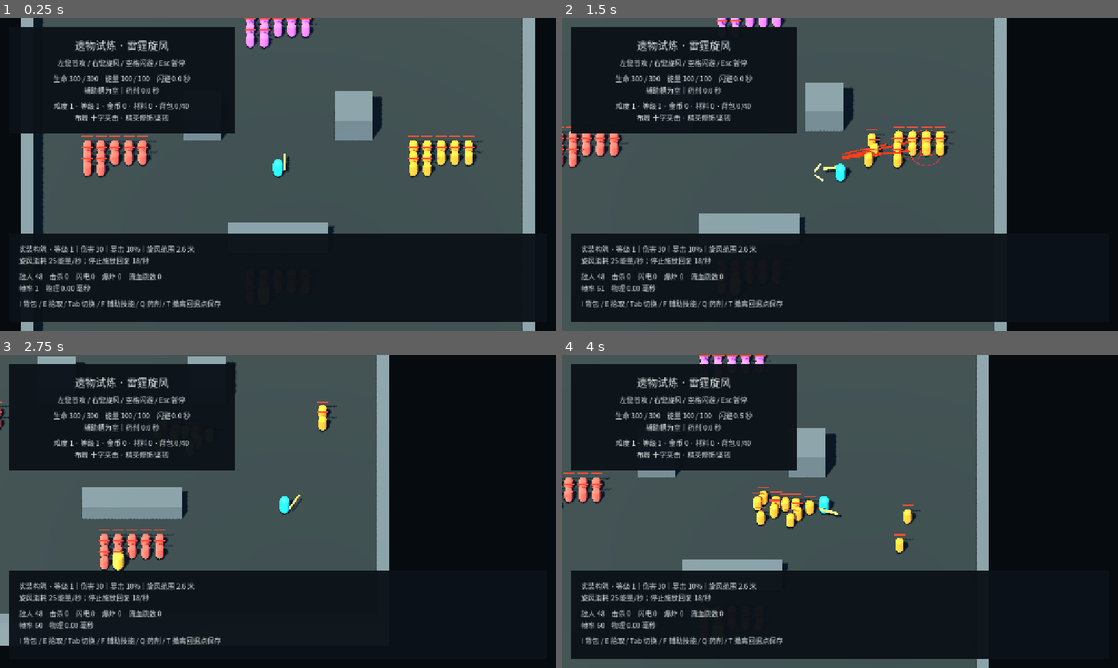
Above: before the commit, frames 1-4 (two rows, left to right).
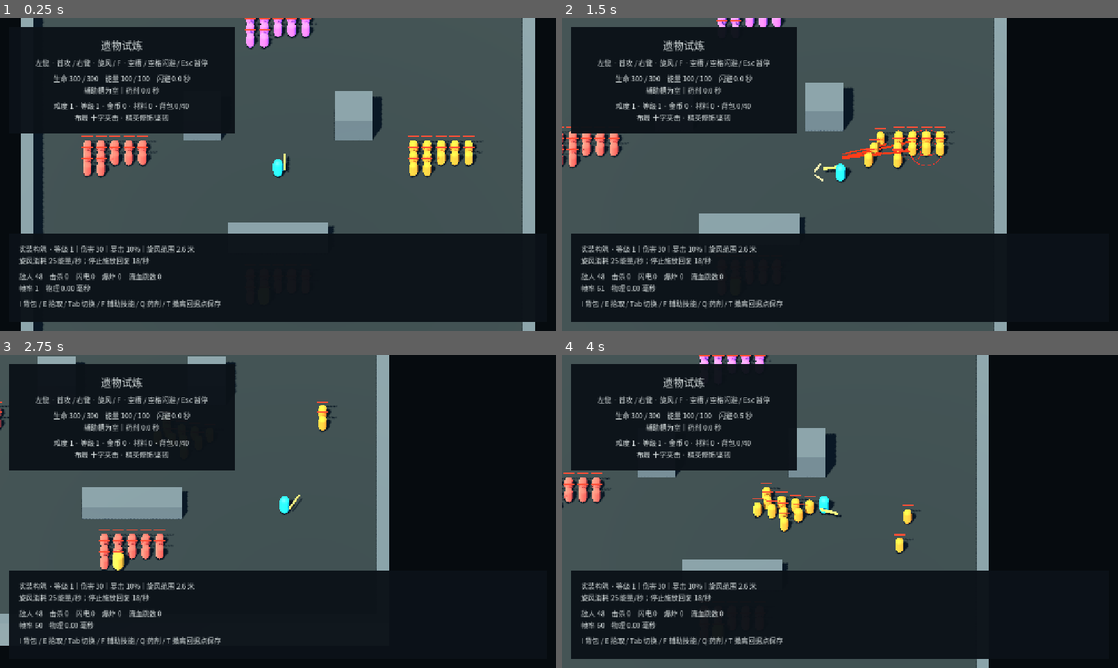
Above: after the commit, the same moments.

Repository: w7775p/relic-ARPG
Game: Godot game, scene res://world/maps/expedition_runtime.tscn
The game is run twice, just before and just after one commit, with the same random seed, the same clock (stepped at 60 frames per second) and the same inputs. This scene is started directly instead of the project's main scene.
Inputs (mouse positions are in pixels of both pictures, inside the frame that each line leads up to):
- Up to frame 1 (0.25 s): no input
- Up to frame 2 (1.5 s): tap Enter at 0.5 s; move the mouse to (962, 158) at 0.52 s; hold D (move_right) 0.53-1.28 s; tap Space (dodge) at 0.6 s; click (962, 158) at 0.67 s; move the mouse to (728, 190) at 1.27 s; hold S (move_down) from 1.28 s (still down); tap 1 (basic_build) at 1.35 s; click (728, 190) at 1.42 s
- Up to frame 3 (2.75 s): tap Space (dodge) at 1.55, 2.1 s; move the mouse to (333, 442) at 2.02 s; release S (move_down) at 2.03 s; hold D (move_right) from 2.03 s (still down); click (333, 442) at 2.17 s
- Up to frame 4 (4 s): move the mouse to (812, 574) at 2.77 s; release D (move_right) at 2.78 s; hold W (move_up) 2.78-3.53 s; click (812, 574) at 2.85 s; tap Space (dodge) at 3.05, 3.8 s; move the mouse to (1006, 558) at 3.52 s; hold A (move_left) from 3.53 s (still down); hold F6 (stress_encounter) from 3.53 s (still down); click (1006, 558) at 3.67 s

The runs differ from the first frame. In frame 1, 0.9% of the frame differs, in the area x 6-38%, y 7-16%; in frame 2, 1.0%; in frame 3, 0.9%; in frame 4, 1.6%, in the area x 6-46%, y 7-57%.

Commit message:
feat: extend loadout to ten passives with survival tradeoffs
Godot 4.7.2: p2_loadout 29 checks passed; real inputs, Hub saves and fresh expedition state verified.

Diff:
--- /dev/null
+++ b/game/content/passives/breath.tres
@@ -0,0 +1,10 @@
+[gd_resource type="Resource" script_class="PassiveDefinition" load_steps=2 format=3]
+[ext_resource type="Script" path="res://systems/stats/passive_definition.gd" id="1"]
+[resource]
+script = ExtResource("1")
+id = "breath"
+display_name = "换息"
+stat = "idle_energy_regen"
+value = 8.0
+secondary_stat = "max_health"
+secondary_value = -40.0
--- /dev/null
+++ b/game/content/passives/bulwark.tres
@@ -0,0 +1,10 @@
+[gd_resource type="Resource" script_class="PassiveDefinition" load_steps=2 format=3]
+[ext_resource type="Script" path="res://systems/stats/passive_definition.gd" id="1"]
+[resource]
+script = ExtResource("1")
+id = "bulwark"
+display_name = "重甲"
+stat = "armor"
+value = 20.0
+secondary_stat = "move_speed_mps"
+secondary_value = -1.0
--- /dev/null
+++ b/game/content/passives/heavy_hand.tres
@@ -0,0 +1,10 @@
+[gd_resource type="Resource" script_class="PassiveDefinition" load_steps=2 format=3]
+[ext_resource type="Script" path="res://systems/stats/passive_definition.gd" id="1"]
+[resource]
+script = ExtResource("1")
+id = "heavy_hand"
+display_name = "重锤"
+stat = "heavy_damage_multiplier"
+value = 0.35
+secondary_stat = ""
+secondary_value = 0.0
--- /dev/null
+++ b/game/content/passives/momentum.tres
@@ -0,0 +1,10 @@
+[gd_resource type="Resource" script_class="PassiveDefinition" load_steps=2 format=3]
+[ext_resource type="Script" path="res://systems/stats/passive_definition.gd" id="1"]
+[resource]
+script = ExtResource("1")
+id = "momentum"
+display_name = "破阵"
+stat = "charge_damage_multiplier"
+value = 0.5
+secondary_stat = ""
+secondary_value = 0.0
--- a/game/systems/inventory/inventory_state.gd
+++ b/game/systems/inventory/inventory_state.gd
@@ -231,6 +231,8 @@
 	for id: String in loadout.passives:
 		var node: PassiveDefinition = LoadoutState.passive(id)
 		_apply_stat(result, node.stat, node.value)
+		if not node.secondary_stat.is_empty():
+			_apply_stat(result, node.secondary_stat, node.secondary_value)
 	result.critical_chance = minf(result.critical_chance, 0.85)
 	result.attack_interval_sec = maxf(result.attack_interval_sec, 0.12)
 	result.whirlwind_interval_sec = maxf(result.whirlwind_interval_sec, 0.08)
@@ -250,6 +252,8 @@
 		var node: PassiveDefinition = LoadoutState.passive(id)
 		if node.stat == stat:
 			total += node.value
+		if node.secondary_stat == stat:
+			total += node.secondary_value
 	return total
 
 ## 应用加法属性；攻速词条以减少两种攻击间隔实现。
--- a/game/systems/skills/charge_attack.gd
+++ b/game/systems/skills/charge_attack.gd
@@ -50,7 +50,7 @@
 		if point.distance_to(target.global_position) > DEFINITION.hit_radius_m or not runner.combat.has_line_of_sight(point, target.global_position):
 			continue
 		_hit_ids[target.get_instance_id()] = true
-		runner.combat.hit(target, _snapshot.damage * DEFINITION.damage_multiplier, &"charge", _attack_id, _snapshot)
+		runner.combat.hit(target, _snapshot.damage * DEFINITION.damage_multiplier * _snapshot.charge_damage_multiplier, &"charge", _attack_id, _snapshot)
 	runner.feedback.beam(from, to, Color(0.2, 0.75, 1.0), 0.12, 0.15)
 
 ## 正常结束且确实命中过目标才发放一层增益；闪避取消清除增益。
--- a/game/systems/skills/heavy_attack.gd
+++ b/game/systems/skills/heavy_attack.gd
@@ -22,7 +22,7 @@
 	runner.energy -= DEFINITION.energy_cost
 	runner.is_channeling = false
 	_snapshot = runner.build.duplicate()
-	_damage = _snapshot.damage * DEFINITION.damage_multiplier * (1.0 + runner.charge.consume_combo())
+	_damage = _snapshot.damage * DEFINITION.damage_multiplier * _snapshot.heavy_damage_multiplier * (1.0 + runner.charge.consume_combo())
 	_attack_id = runner.combat.next_attack_id()
 	phase = Phase.WINDUP
 	remaining_sec = DEFINITION.windup_sec
--- a/game/systems/skills/loadout_state.gd
+++ b/game/systems/skills/loadout_state.gd
@@ -3,7 +3,7 @@
 ## 会话拥有装配和被动；地点授权由探险会话统一检查。
 const SKILLS: Array[SkillDefinition] = [preload("res://content/skills/primary.tres"), preload("res://content/skills/whi …(192 unchanged characters)…
 const POTION: SkillDefinition = preload("res://content/skills/potion.tres")
-const PASSIVES: Array[PassiveDefinition] = [preload("res://c …(228 unchanged characters)… ("res://content/passives/recovery.tres")]
+const PASSIVES: Array[PassiveDefinition] = [preload("res://c …(228 unchanged characters)… ("res://content/passives/recovery.tres"), preload("res://content/passives/momentum.tres"), preload("res://content/passives/heavy_hand.tres"), preload("res://content/passives/bulwark.tres"), preload("res://content/passives/breath.tres")]
 const LIMIT: int = 3
 var data: LoadoutResource
 var slots: Dictionary[String, String]:
--- a/game/systems/skills/skill_definition.gd
+++ b/game/systems/skills/skill_definition.gd
@@ -46,9 +46,9 @@
 		"warcry":
 			return "%s｜%s｜护甲 +%.0f｜回能 %.0f｜持续 %.1f 秒｜冷却 %.1f 秒" % [display_name, tag_text, armor_bonus, energy_restore, duration_sec, cooldown_sec]
 		"heavy":
-			return "%s｜%s｜直接命中 %.1f｜半径 %.1f 米｜消耗 %.0f 能量｜前摇 %.2f 秒 / 恢复 %.2f 秒；起手锁定位置，空格取消，消耗不退；冲锋增益在起手消耗" % [display_name, tag_text, build.damage * damage_multiplier, range_m, energy_cost, windup_sec, recovery_sec]
+			return "%s｜%s｜直接命中 %.1f｜半径 %.1f 米｜消耗 %.0f 能量｜前摇 %.2f 秒 / 恢复 %.2f 秒；起手锁定位置，空格取消，消耗不退；冲锋增益在起手消耗" % [display_name, tag_text, build.damage * damage_multiplier * build.heavy_damage_multiplier, range_m, energy_cost, windup_sec, recovery_sec]
 		"charge":
-			return "%s｜%s｜直接命中 %.1f｜距离 %.1f 米 / 速度 %.1f 米/秒｜消耗 %.0f 能量｜冷却 %.1f 秒｜撞地形或敌人停止，同次每敌人一次；命中后 %.1f 秒内下一次重击伤害 +%.0f%%" % [display_name, tag_text, build.damage * damage_multiplier, range_m, speed_mps, energy_cost, cooldown_sec, combo_duration_sec, combo_bonus * 100.0]
+			return "%s｜%s｜直接命中 %.1f｜距离 %.1f 米 / 速度 %.1f 米/秒｜消耗 %.0f 能量｜冷却 %.1f 秒｜撞地形或敌人停止，同次每敌人一次；命中后 %.1f 秒内下一次重击伤害 +%.0f%%" % [display_name, tag_text, build.damage * damage_multiplier * build.charge_damage_multiplier, range_m, speed_mps, energy_cost, cooldown_sec, combo_duration_sec, combo_bonus * 100.0]
 		"potion":
 			return "%s｜%s｜恢复 %.0f%% 最大生命｜冷却 %.1f 秒" % [display_name, tag_text, heal_ratio * 100.0, cooldown_sec]
 	return "%s｜%s" % [display_name, tag_text] if not tag_text.is_empty() else display_name
--- a/game/systems/stats/build_definition.gd
+++ b/game/systems/stats/build_definition.gd
@@ -14,6 +14,9 @@
 @export var idle_energy_regen: float = 18.0
 @export var hit_energy: float = 0.0
 @export var kill_energy: float = 0.0
+## 冲锋与重击的伤害倍率，1.0 表示原值；仅汇总装备/被动，运行增益另计。
+@export var charge_damage_multiplier: float = 1.0
+@export var heavy_damage_multiplier: float = 1.0
 @export var bleed_damage_multiplier: float = 1.0
 @export var bleed_spread_radius_m: float = 0.0
 @export var bleed_spread_max_targets: int = 0
--- a/game/systems/stats/passive_definition.gd
+++ b/game/systems/stats/passive_definition.gd
@@ -6,3 +6,27 @@
 @export var description: String = ""
 @export var stat: String = ""
 @export var value: float = 0.0
+
+## 同一被动的第二属性可为负值，表达生存与速度/资源取舍。
+@export var secondary_stat: String = ""
+@export var secondary_value: float = 0.0
+
+## 新被动从真实配置产生单位说明；旧被动沿用已发布文本。
+func describe() -> String:
+	if id not in ["momentum", "heavy_hand", "bulwark", "breath"]:
+		return description
+	var text: String = _stat_text(stat, value)
+	if not secondary_stat.is_empty():
+		text += "；" + _stat_text(secondary_stat, secondary_value)
+	return text
+
+## 格式化本轮被动的实际数值与单位。
+func _stat_text(key: String, amount: float) -> String:
+	match key:
+		"charge_damage_multiplier": return "冲锋伤害 %+.0f%%" % (amount * 100.0)
+		"heavy_damage_multiplier": return "重击伤害 %+.0f%%" % (amount * 100.0)
+		"armor": return "护甲 %+.0f" % amount
+		"move_speed_mps": return "移动速度 %+.1f 米/秒" % amount
+		"max_health": return "生命上限 %+.0f" % amount
+		"idle_energy_regen": return "停止施放回能 %+.0f/秒" % amount
+	return description
--- /dev/null
+++ b/game/tests/p2_loadout.gd
@@ -0,0 +1,127 @@
+extends Node
+## D2 正式 Hub 装配、十被动取舍、Resource 文件往返、真实输入与离场清理。
+var failures: int = 0
+var checks: int = 0
+
+## 测试驱动在场景切换和暂停时保持有效。
+func _ready() -> void:
+	process_mode = Node.PROCESS_MODE_ALWAYS
+	get_tree().current_scene = null
+	_run.call_deferred()
+
+## 输出规则断言和定位信息。
+func check(value: bool, message: String) -> void:
+	checks += 1
+	if value:
+		print("PASS: ", message)
+	else:
+		failures += 1
+		push_error(message)
+
+## 等待场景路由初始化完成。
+func frames() -> void:
+	for index: int in range(5):
+		await get_tree().process_frame
+
+## 发送正式物理键输入，保持到下一物理帧。
+func key(code: Key, pressed: bool) -> void:
+	var event: InputEventKey = InputEventKey.new()
+	event.physical_keycode = code
+	event.pressed = pressed
+	Input.parse_input_event(event)
+	Input.flush_buffered_events()
+	await get_tree().physics_frame
+	await get_tree().process_frame
+
+## 发送真实左键输入，沿正式基础槽读取路径触发。
+func mouse(pressed: bool) -> void:
+	var event: InputEventMouseButton = InputEventMouseButton.new()
+	event.button_index = MOUSE_BUTTON_LEFT
+	event.pressed = pressed
+	Input.parse_input_event(event)
+	Input.flush_buffered_events()
+	await get_tree().physics_frame
+	await get_tree().process_frame
+
+## 从正常 Hub 页面接入新内容，再重新加载正式检查点验证无动作残留。
+func _run() -> void:
+	SceneRouter.start_session()
+	await frames()
+	var hub: Control = get_tree().current_scene
+	hub.hud.show_page("loadout")
+	check(LoadoutState.SKILLS.size() == 6 and LoadoutState.PASSIVES.size() == 10, "内容达到六主动技能和十被动")
+	check(hub.hud.loadout_page.passive_buttons.size() == 10, "正式 Hub 生成十个可选择被动按钮")
+	for slot: String in ["basic", "main", "auxiliary"]:
+		check(hub.hud.loadout_page.skill_choices[slot].item_count == 3, "技能槽各有空槽和两个合法技能：" + slot)
+	var old_version: int = hub.game_session.modules.character.module_version
+	hub.loadout_action("skill", "sweep", "main")
+	hub.loadout_action("passive", "might")
+	check(SaveManager.save_game(hub.game_session, hub, 1).ok, "已有 D1 装配建立真实检查点")
+	var group: String = hub.game_session.group_id
+	var old: SaveResult = SaveManager.load_game(group, "manual_01")
+	check(old.ok and old.value.inventory.loadout.slots.main == "sweep" and old.value.inventory.loadout.passives.has("might"), "既有技能和被动文件往返保留")
+	hub.loadout_action("reset")
+	hub.hud.loadout_page.skill_requested.emit("basic", "heavy")
+	hub.hud.loadout_page.skill_requested.emit("auxiliary", "charge")
+	hub.hud.loadout_page.passive_requested.emit("momentum")
+	hub.hud.loadout_page.passive_requested.emit("heavy_hand")
+	hub.hud.loadout_page.passive_requested.emit("bulwark")
+	check(is_equal_approx(hub.inventory.build().charge_damage_multiplier, 1.5) and is_equal_approx(hub.inventory.build().heavy_damage_multiplier, 1.35), "两个专属被动只影响各自技能倍率")
+	check(hub.inventory.defense("armor") == 35.0 and hub.inventory.build().move_speed_mps == 6.0, "重甲同时增加护甲并降低移动速度")
+	hub.hud.loadout_page.passive_requested.emit("breath")
+	check(hub.inventory.loadout.passives.size() == 3 and not hub.inventory.loadout.passives.has("breath"), "十被动仍保持最多同时选择三项")
+	hub.hud.loadout_page.passive_requested.emit("bulwark")
+	hub.hud.loadout_page.passive_requested.emit("breath")
+	check(hub.inventory.defense("armor") == 15.0 and hub.inventory.build().move_speed_mps == 7.0, "取消重甲同时移除收益和代价")
+	check(hub.inventory.defense("max_health") == 260.0 and hub.inventory.build().idle_energy_regen == 26.0, "换息用生命上限换取闲置回能")
+	for id: String in ["momentum", "heavy_hand", "bulwark", "breath"]:
+		check(not LoadoutState.passive(id).describe().is_empty(), "新被动说明从真实参数生成：" + id)
+	check(LoadoutState.skill("heavy").describe(hub.inventory.build()).contains("前摇") and LoadoutState.skill("charge").describe(hub.inventory.build()).contains("撞地形"), "技能说明包含动作规则与碰撞边界")
+	check(SaveManager.save_game(hub.game_session, hub, 2).ok, "冲锋重击与新被动写入真实 Hub 检查点")
+	var loaded: SaveResult = SaveManager.load_game(group, "manual_02")
+	check(loaded.ok and loaded.value.inventory.loadout.slots.basic == "heavy" and loaded.value.inventory.loadout.slots.auxiliary == "charge" and loaded.value.inventory.loadout.passives.has("breath"), "新装配读取恢复全部稳定 ID")
+	check(loaded.value.modules.character.module_version == old_version, "持久结构未变化，character 模块版本保持")
+	hub.request_transition("depart")
+	await frames()
+	var arena: Node3D = get_tree().current_scene
+	arena.encounters.clear()
+	arena.player.set_physics_process(false)
+	arena.player.restore_position(Vector3(0, 0.05, 0))
+	arena.player.visual_root.rotation = Vector3.ZERO
+	await frames()
+	check(arena.skills.loadout.slots.basic == "heavy" and arena.player.max_health == 260.0, "正式出发重建重击装配与生存取舍")
+	await mouse(true)
+	await mouse(false)
+	check(arena.skills.heavy.phase == HeavyAttack.Phase.WINDUP, "真实左键启动重击前摇")
+	var before: float = arena.skills.heavy.remaining_sec
+	arena.show_inventory()
+	for index: int in range(8):
+		await get_tree().physics_frame
+	check(arena.skills.heavy.remaining_sec == before, "打开背包暂停保留重击前摇")
+	arena.toggle_inventory()
+	arena.player.set_physics_process(true)
+	await key(KEY_SPACE, true)
+	await key(KEY_SPACE, false)
+	check(arena.skills.heavy.phase == HeavyAttack.Phase.IDLE, "真实空格输入取消重击并闪避")
+	arena.player.set_physics_process(false)
+	arena.player.restore_position(Vector3(0, 0.05, 0))
+	await key(KEY_F, true)
+	await key(KEY_F, false)
+	check(arena.player.charge_remaining_m > 0.0 and arena.skills.charge.cooldown_sec > 0.0, "真实 F 输入启动已装配冲锋")
+	check(arena.get_node("Interface/Hud/Rows/Keys").text.contains("冲锋"), "探险 HUD 展示实际技能名称")
+	arena.return_to_town()
+	await frames()
+	hub = get_tree().current_scene
+	check(hub.is_hub() and hub.inventory.loadout.slots.basic == "heavy", "冲锋中撤离进入真实 Hub 并保留长期装配")
+	check(SceneRouter.load_game(group, "manual_02").ok, "从手动文件重新加载角色")
+	await frames()
+	hub = get_tree().current_scene
+	hub.request_transition("depart")
+	await frames()
+	arena = get_tree().current_scene
+	check(arena.player.charge_remaining_m == 0.0 and arena.skills.charge.cooldown_sec == 0.0 and arena.skills.charge.combo_remaining_sec == 0.0 and arena.skills.heavy.phase == HeavyAttack.Phase.IDLE and not arena.player.attack_locked, "重启后新探险没有冲锋、前摇、恢复期或增益残留")
+	arena.queue_free()
+	await frames()
+	get_tree().paused = false
+	print("P2_LOADOUT_RESULT: ", failures, " failures; ", checks, " checks")
+	get_tree().quit(0 if failures == 0 else 1)
--- /dev/null
+++ b/game/tests/p2_loadout.tscn
@@ -0,0 +1,4 @@
+[gd_scene load_steps=2 format=3]
+[ext_resource type="Script" path="res://tests/p2_loadout.gd" id="1"]
+[node name="P2Loadout" type="Node"]
+script = ExtResource("1")
--- a/game/ui/hub/loadout/loadout_page.gd
+++ b/game/ui/hub/loadout/loadout_page.gd
@@ -50,7 +50,7 @@
 	for definition: PassiveDefinition in LoadoutState.PASSIVES:
 		var button: Button = Button.new()
 		button.toggle_mode = true
-		button.text = definition.display_name + "：" + definition.description
+		button.text = definition.display_name + "：" + definition.describe()
 		button.pressed.connect(_on_passive_pressed.bind(definition.id))
 		content.add_child(button)
 		content.move_child(button, insert_index)
--- a/game/ui/inventory/inventory_panel.gd
+++ b/game/ui/inventory/inventory_panel.gd
@@ -155,7 +155,7 @@
 	refresh()
 	hint.text = message + "\n" + hint.text
 
-## 原生滚动容器承载技能槽和六个被动，低分辨率下仍可访问底部属性与重置按钮。
+## 原生滚动容器承载技能槽和十个被动，低分辨率下仍可访问底部属性与重置按钮。
 func _create_loadout(rows: VBoxContainer) -> void:
 	var scroll: ScrollContainer = ScrollContainer.new()
 	scroll.size_flags_horizontal = Control.SIZE_EXPAND_FILL
@@ -186,7 +186,7 @@
 	for definition: PassiveDefinition in LoadoutState.PASSIVES:
 		var button: Button = Button.new()
 		button.toggle_mode = true
-		button.text = definition.display_name + "：" + definition.description
+		button.text = definition.display_name + "：" + definition.describe()
 		button.pressed.connect(_on_loadout.bind("passive", definition.id))
 		loadout_view.add_child(button)
 		passive_buttons[definition.id] = button
--- a/game/world/maps/expedition_runtime.gd
+++ b/game/world/maps/expedition_runtime.gd
@@ -170,6 +170,12 @@
 		return
 	skills.loadout = inventory.loadout
 	skills.equip(inventory.build())
+	$Interface/Hud/Rows/Title.text = "遗物试炼"
+	var keys: Array[String] = []
+	for slot: String in ["basic", "main", "auxiliary"]:
+		var definition: SkillDefinition = LoadoutState.skill(inventory.loadout.slots[slot])
+		keys.append({"basic":"左键", "main":"右键", "auxiliary":"F"}[slot] + " · " + (definition.display_name if definition != null else "空槽"))
+	$Interface/Hud/Rows/Keys.text = " / ".join(keys) + " / 空格闪避 / Esc 暂停"
 	player.max_health = inventory.defense("max_health")
 	player.armor = inventory.defense("armor") + (SkillRunner.WARCRY.armor_bonus if skills._warcry_applied else 0.0)
 	player.health = minf(player.health, player.max_health)
Not shown, added: game/tests/p2_heavy.gd.uid
Not shown, changed: docs/demo_tasks/P2_Task1.md
Not shown, changed: docs/work_log.md
